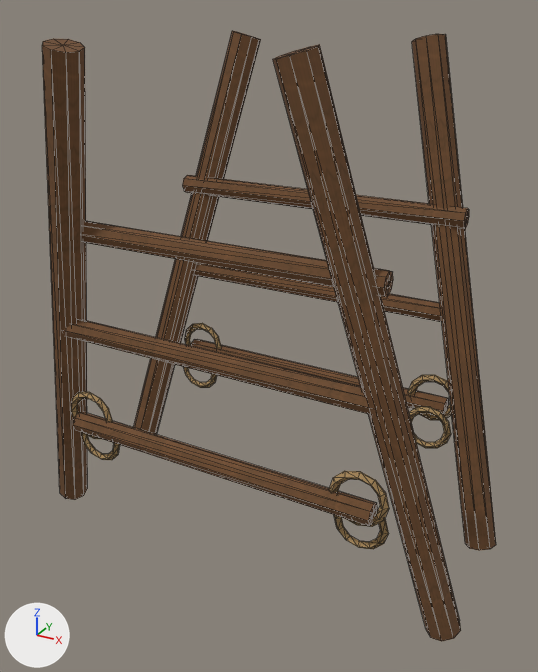
Renders of the OBJ model Assets/ProjectOEN/ProductionArt/Meshes/construction_states/cs-012_signal_beacon_partial.obj from each side of a commit.
Rendered twice from a 50 mm camera at (1.14, -2.04, 1.75) aimed at (0.03, -0.03, 0.74). The lights are fixed; the arrows at lower left show +X, +Y and +Z. The picture after the commit comes second. Mesh edges are drawn as thin lines. Where no turn or scale is listed for an object, it has been applied to the vertices. Vertices at exactly the same position are counted once.

Objects in the first picture: 'cs-012_signal_beacon_partial'.
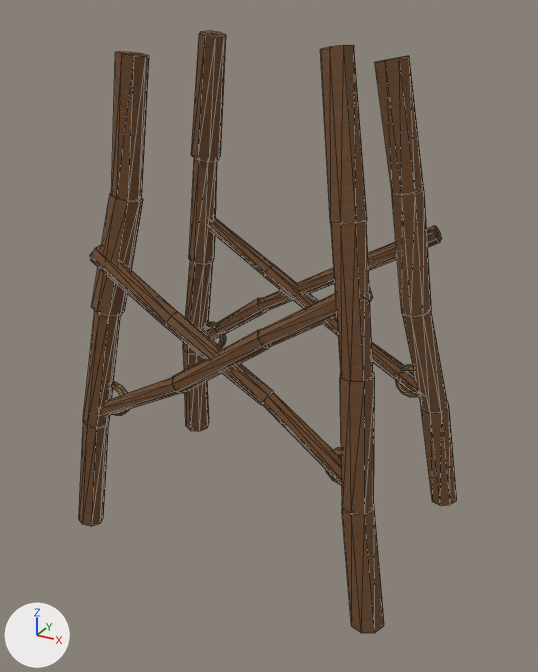
The change, as a diff of the scene's bpy script:
```diff
--- a/Assets/ProjectOEN/ProductionArt/Meshes/construction_states/cs-012_signal_beacon_partial.obj.py
+++ b/Assets/ProjectOEN/ProductionArt/Meshes/construction_states/cs-012_signal_beacon_partial.obj.py
@@ me_cs_012_signal_beacon_partial @@
-me_cs_012_signal_beacon_partial.from_pydata(...)  # 572 vertices, 1104 faces; spans x -0.81..0.81, y -0.53..0.53, z -0.04..1.68
+me_cs_012_signal_beacon_partial.from_pydata(...)  # 844 vertices, 1616 faces; spans x -0.61..0.63, y -0.43..0.42, z 0.02..1.68
+# me_cs_012_signal_beacon_partial part 1: the loose piece of 48 vertices spanning x -0.59..-0.41, y -0.33..-0.31, z 0.25..0.43 is scaled about its middle by (0.694, 0.769, -0.694), then moved by (0.07, 0.63, 0.17)
+# me_cs_012_signal_beacon_partial part 2: the loose piece of 48 vertices spanning x -0.59..-0.41, y 0.31..0.33, z 0.25..0.43 is scaled about its middle by (0.72, 0.615, -0.72), then moved by (0.08, 0.0, 0.18)
+# me_cs_012_signal_beacon_partial part 3: the loose piece of 48 vertices spanning x 0.41..0.59, y 0.34..0.36, z 0.36..0.54 is scaled about its middle by (0.651, 0.714, -0.651), then moved by (-0.07, -0.05, 0.07)
+# me_cs_012_signal_beacon_partial part 4: the loose piece of 48 vertices spanning x 0.41..0.59, y 0.31..0.33, z 0.25..0.43 is scaled about its middle by (0.72, 0.615, -0.72), then moved by (-0.06, -0.01, 0.19)
+# me_cs_012_signal_beacon_partial part 5: the loose piece of 48 vertices spanning x 0.41..0.59, y -0.33..-0.31, z 0.25..0.43 is scaled about its middle by (0.694, 0.769, -0.694), then moved by (-0.92, 0.0, 0.18)
+# me_cs_012_signal_beacon_partial part 6: the loose piece of 48 vertices spanning x -0.59..-0.41, y 0.34..0.36, z 0.36..0.54 is scaled about its middle by (0.674, 0.571, -0.674), then moved by (0.09, -0.66, 0.08)
+# me_cs_012_signal_beacon_partial part 7: the loose piece of 48 vertices spanning x 0.41..0.59, y -0.36..-0.34, z 0.36..0.54 is scaled about its middle by (0.651, 0.714, -0.651), then moved by (-0.07, 0.04, 0.06)
+# me_cs_012_signal_beacon_partial part 8: the loose piece of 20 vertices spanning x -0.81..-0.29, y 0.17..0.53, z -0.04..1.68 is rebuilt with 69 vertices and now spans x -0.61..-0.28, y 0.18..0.42, z 0.02..1.68
+# me_cs_012_signal_beacon_partial part 9: the loose piece of 20 vertices spanning x 0.29..0.81, y 0.17..0.53, z -0.04..1.68 is rebuilt with 69 vertices and now spans x 0.26..0.63, y 0.17..0.41, z 0.02..1.62
+# me_cs_012_signal_beacon_partial part 10: the loose piece of 20 vertices spanning x 0.29..0.81, y -0.53..-0.17, z -0.04..1.68 is rebuilt with 69 vertices and now spans x 0.3..0.61, y -0.42..-0.21, z 0.02..1.67
+# me_cs_012_signal_beacon_partial part 11: a new loose piece of 46 vertices spanning x -0.51..0.49, y 0.25..0.36, z 0.46..1.11, in mat_wood (picture img_wood_albedo_png)
+# me_cs_012_signal_beacon_partial part 12: a new loose piece of 46 vertices spanning x -0.46..0.51, y 0.25..0.35, z 0.45..1.05, in mat_wood (picture img_wood_albedo_png)
+# me_cs_012_signal_beacon_partial part 13: a new loose piece of 46 vertices spanning x -0.47..0.49, y -0.36..-0.28, z 0.46..1.1, in mat_wood (picture img_wood_albedo_png)
+# me_cs_012_signal_beacon_partial part 14: a new loose piece of 46 vertices spanning x -0.46..0.5, y -0.36..-0.28, z 0.46..1.07, in mat_wood (picture img_wood_albedo_png)
+# me_cs_012_signal_beacon_partial part 15: 121 vertices removed from x -0.81..0.55, y -0.53..-0.17, z -0.04..1.68; 68 vertices added at x -0.56..-0.25, y -0.43..-0.19, z 0.02..1.64
+# me_cs_012_signal_beacon_partial part 16: 54 vertices removed from x -0.55..0.55, y 0.33..0.4, z 0.38..1.15
+# other edits to the shape of me_cs_012_signal_beacon_partial do not show in these pictures
 me_cs_012_signal_beacon_partial.materials.append(mat_wood)
```

Where the change shows, as pixel boxes [x1, y1, x2, y2] in the pictures (538 x 672 px; the box of a moved part takes in the faces that stretch with it):
'cs-012_signal_beacon_partial', reshaped (17% narrower): before [42, 31, 496, 641]; after [79, 31, 457, 633]
part 1 of me_cs_012_signal_beacon_partial, moved or reshaped: before [81, 432, 120, 460]; after [205, 323, 224, 347]
part 2 of me_cs_012_signal_beacon_partial, moved or reshaped: before [183, 367, 217, 388]; after [207, 322, 226, 348]
part 3 of me_cs_012_signal_beacon_partial, moved or reshaped: before [408, 375, 451, 420]; after [395, 366, 419, 397]
part 4 of me_cs_012_signal_beacon_partial, moved or reshaped (mostly hidden afterwards): before [409, 407, 451, 448]; after [401, 365, 413, 392]
part 5 of me_cs_012_signal_beacon_partial, moved or reshaped: before [334, 509, 389, 549]; after [111, 384, 127, 416]
part 6 of me_cs_012_signal_beacon_partial, moved or reshaped: before [185, 323, 222, 349]; after [112, 382, 130, 414]
part 7 of me_cs_012_signal_beacon_partial, moved or reshaped (mostly hidden afterwards): before [329, 471, 389, 527]; after [325, 450, 341, 485]
part 8 of me_cs_012_signal_beacon_partial, rebuilt (66% narrower): before [134, 31, 261, 434]; after [183, 31, 226, 431]
part 9 of me_cs_012_signal_beacon_partial, rebuilt (13% shorter): before [412, 34, 496, 551]; after [375, 56, 457, 506]
part 10 of me_cs_012_signal_beacon_partial, rebuilt (66% narrower): before [273, 44, 461, 641]; after [320, 45, 384, 633]
part 11 of me_cs_012_signal_beacon_partial, added: after [205, 226, 442, 340]
part 12 of me_cs_012_signal_beacon_partial, added: after [209, 218, 419, 397]
part 13 of me_cs_012_signal_beacon_partial, added: after [101, 287, 373, 416]
part 14 of me_cs_012_signal_beacon_partial, added: after [90, 244, 342, 486]
part 15 of me_cs_012_signal_beacon_partial, moved or reshaped: before [42, 38, 393, 526]; after [79, 51, 149, 526]
part 16 of me_cs_012_signal_beacon_partial, deleted: before [182, 175, 469, 415]
